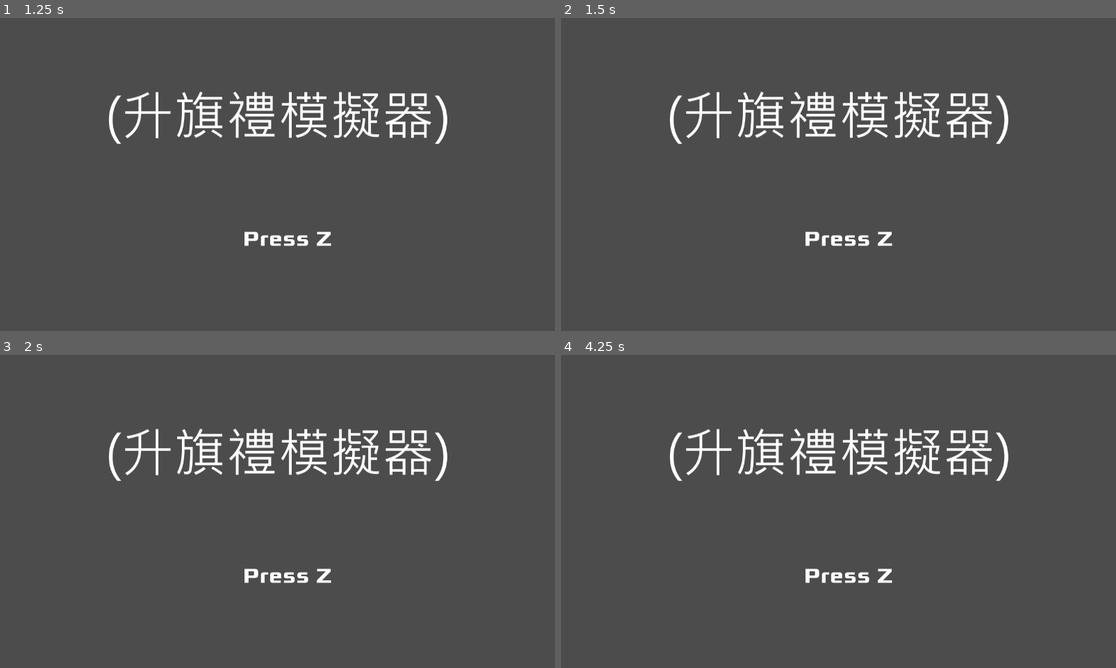
Above: before the commit, frames 1-4 (two rows, left to right).
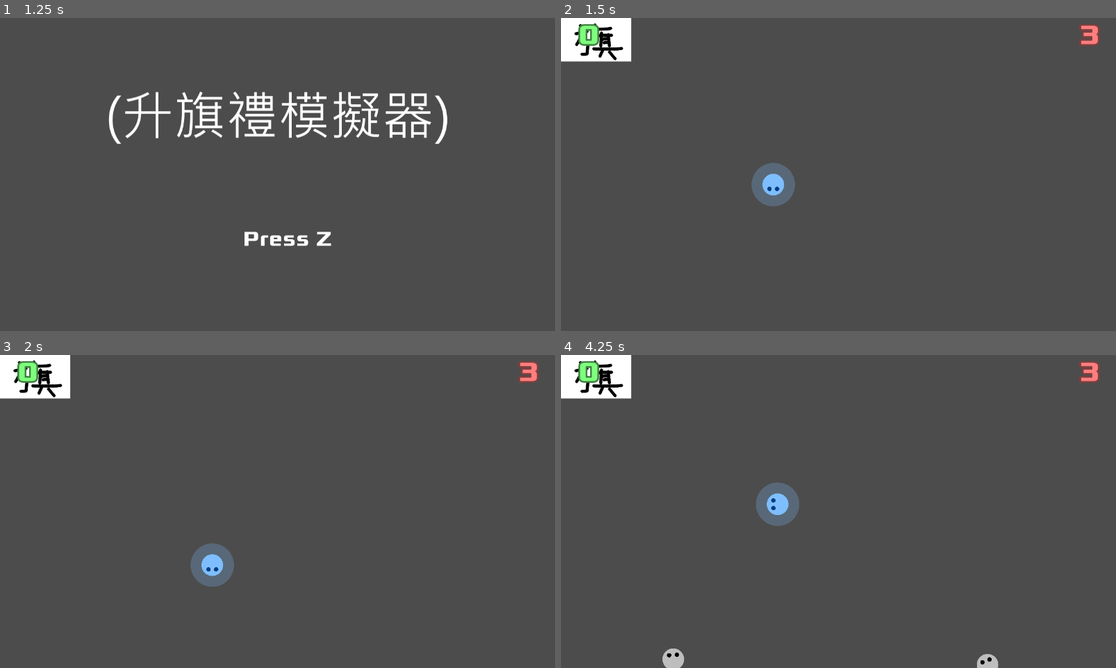
Above: after the commit, the same moments.

Repository: saimukzi/NfaoPoSim
Game: Godot game, scene res://MainScene/MainScene.tscn
Two runs of this game, one before a commit and one after it. Both use one fixed random seed, a clock stepped at 60 frames per second and the inputs below. Sound files missing from this copy of the repository are replaced by a short silence.
Inputs:
- Up to frame 1 (1.25 s): tap Enter at 0.5 s; hold Right (game_right) from 0.53 s (still down); hold Z (game_eat) from 0.53 s (still down)
- Up to frame 2 (1.5 s): release Right (game_right) at 1.28 s; release Z (game_eat) at 1.28 s; hold Down (game_down) from 1.28 s (still down); tap Z (game_eat) at 1.35 s
- Up to frame 3 (2 s): keep holding Down (game_down)
- Up to frame 4 (4.25 s): tap Z (game_eat) at 2, 2.85, 3.5 s; release Down (game_down) at 2.03 s; hold Right (game_right) 2.03-2.78 s; hold Z (game_eat) 2.03-2.78 s; hold Up (game_up) 2.78-3.53 s; hold Left (game_left) from 3.53 s (still down); hold Z (game_eat) from 3.53 s (still down)

Frame 1 is identical in both runs. In frame 2, 6.3% of the frame differs, in the area x 0-98%, y 0-73%; in frame 3, 6.3%; in frame 4, 6.7%, in the area x 0-98%, y 0-100%.

Commit message:
main logic done

Diff:
--- /dev/null
+++ b/DemoStage/DemoStage.gd
@@ -0,0 +1,36 @@
+extends Node
+
+signal end()
+
+class MyState extends StateMachine.State:
+	var me
+	func init(): self.me = get_state_machine().me
+	func _on_Game_player_life_change(player_node): pass
+	func _input(event): pass
+func _on_Game_player_life_change(player_node):
+	state()._on_Game_player_life_change(player_node)
+func _input(event):
+	state()._input(event)
+
+class GameState extends MyState:
+	func _on_Game_player_life_change(player_node):
+		set_next_state(GameOverState.new())
+
+class GameOverState extends MyState:
+	func start():
+		me.get_node('GameOver').show()
+	func _input(event):
+		if event is InputEventKey and event.pressed:
+			set_next_state(EndState.new())
+
+class EndState extends MyState:
+	func start():
+		me.emit_signal('end')
+
+class MyStateMachine extends StateMachine:
+	var me
+	func _init(me).(): self.me = me
+	func default_state(): return GameState.new()
+onready var state_machine = MyStateMachine.new(self)
+func state():
+	return state_machine.state()
--- a/DemoStage/DemoStage.tscn
+++ b/DemoStage/DemoStage.tscn
@@ -1,15 +1,25 @@
-[gd_scene load_steps=5 format=2]
+[gd_scene load_steps=9 format=2]
 
 [ext_resource path="res://GameBase/GameBase.tscn" type="PackedScene" id=1]
 [ext_resource path="res://DemoStage/DemoMobSpawner.gd" type="Script" id=2]
+[ext_resource path="res://assets/Xolonium-Bold.ttf" type="DynamicFontData" id=3]
 [ext_resource path="res://GameBase/FlagBase.tscn" type="PackedScene" id=4]
+[ext_resource path="res://SplashScene/press_cont.png" type="Texture" id=5]
+[ext_resource path="res://DemoStage/DemoStage.gd" type="Script" id=6]
 
 [sub_resource type="Curve2D" id=1]
 _data = {
 "points": PoolVector2Array( 0, 0, 0, 0, 161, 800, 0, 0, 0, 0, 1200, 800 )
 }
 
+[sub_resource type="DynamicFont" id=2]
+size = 128
+outline_size = 8
+outline_color = Color( 0.247059, 0.247059, 0.247059, 1 )
+font_data = ExtResource( 3 )
+
 [node name="DemoStage" type="Node"]
+script = ExtResource( 6 )
 
 [node name="Game" parent="." instance=ExtResource( 1 )]
 
@@ -32,4 +42,22 @@
 position = Vector2( 81, 360 )
 anthem_system = NodePath("../../AnthemSystem")
 
+[node name="GameOver" type="Node2D" parent="."]
+visible = false
+
+[node name="GameOverLabel" type="Label" parent="GameOver"]
+margin_top = 210.0
+margin_right = 1280.0
+margin_bottom = 510.0
+custom_fonts/font = SubResource( 2 )
+text = "Game Over"
+align = 1
+valign = 1
+
+[node name="PressCont" type="Sprite" parent="GameOver"]
+position = Vector2( 1044, 676 )
+texture = ExtResource( 5 )
+
+[connection signal="player_life_change" from="Game" to="." method="_on_Game_player_life_change"]
+
 [editable path="Game"]
--- a/MainScene/MainScene.gd
+++ b/MainScene/MainScene.gd
@@ -37,7 +37,18 @@
 		my_scene.connect('start_game',self,'on_start_game')
 		me.add_child(my_scene)
 	func on_start_game():
-		print('ZDFTKXFKCY')
+		set_next_state(GameState.new())
+	func end():
+		my_scene.queue_free()
+
+class GameState extends MyState:
+	var my_scene
+	func start():
+		my_scene = load("res://DemoStage/DemoStage.tscn").instance()
+		my_scene.connect("end",self,"on_game_end")
+		me.add_child(my_scene)
+	func on_game_end():
+		set_next_state(TitleState.new())
 	func end():
 		my_scene.queue_free()
 
--- a/project.godot
+++ b/project.godot
@@ -15,18 +15,12 @@
 "path": "res://commons/Const.gd"
 }, {
 "base": "Reference",
-"class": "Global",
-"language": "GDScript",
-"path": "res://global/Global.gd"
-}, {
-"base": "Reference",
 "class": "StateMachine",
 "language": "GDScript",
 "path": "res://commons/StateMachine.gd"
 } ]
 _global_script_class_icons={
 "Const": "",
-"Global": "",
 "StateMachine": ""
 }
 
@@ -46,6 +40,10 @@
 window/size/height=720
 window/size/resizable=false
 window/stretch/aspect="keep"
+
+[global]
+
+auto=false
 
 [gui]
 
